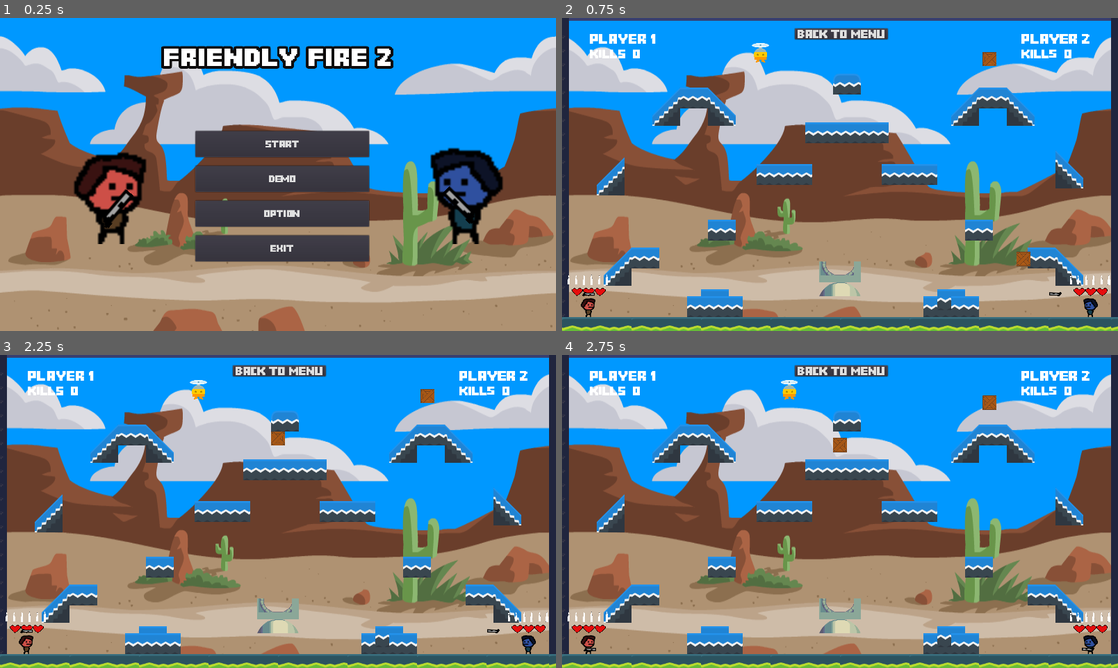
Above: before the commit, frames 1-4 (two rows, left to right).
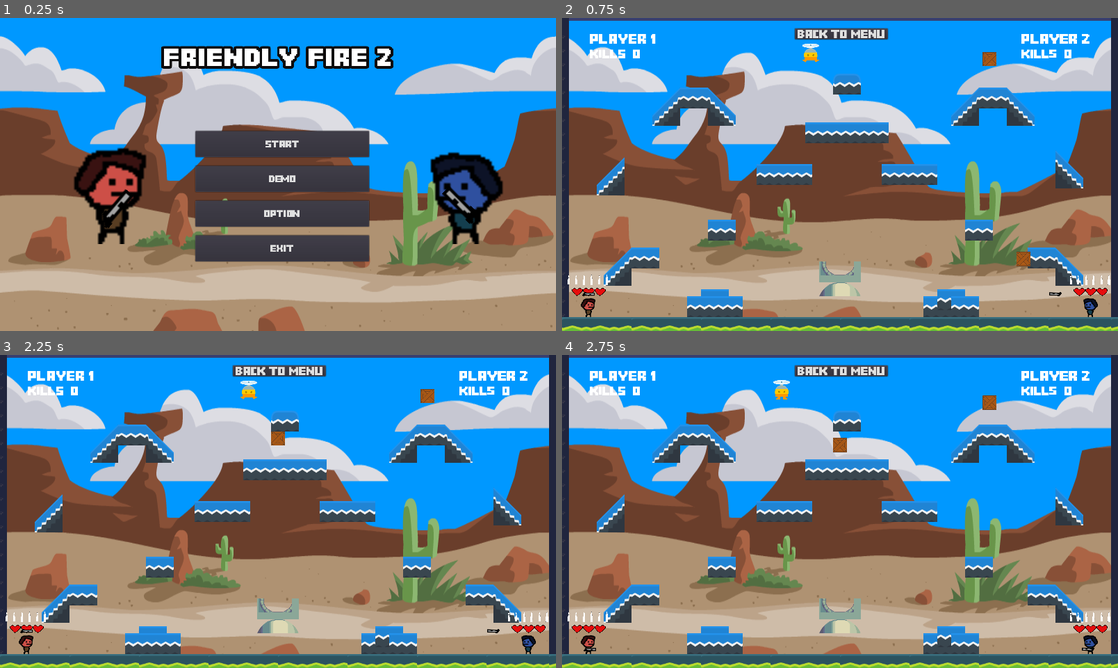
Above: after the commit, the same moments.

Repository: Toefge/InteraktiveSysteme
Game: Godot game, scene res://Menu/Menu.tscn
Two runs of this game, one before a commit and one after it. Both use one fixed random seed, a clock stepped at 60 frames per second and the inputs below.
Inputs:
- Up to frame 1 (0.25 s): no input
- Up to frame 2 (0.75 s): click "Start" at 0.5 s
- Up to frame 3 (2.25 s): click "Back To Menu" at 1.25 s; click "Start" at 2 s
- Up to frame 4 (2.75 s): no input

The runs differ from the first frame. In frame 1, 2.4% of the frame differs, in the area x 13-91%, y 41-66%; in frame 2, 0.3%; in frame 3, 0.3%; in frame 4, 0.2%.

Commit message:
SpikeBall Damage und Random MobSpawn

Diff:
--- a/Grenade/Grenade.tscn
+++ b/Grenade/Grenade.tscn
@@ -7,9 +7,9 @@
 [ext_resource path="res://Sound/GrenadeExplosion.wav" type="AudioStream" id=5]
 [ext_resource path="res://Sound/LaunchGrenade.wav" type="AudioStream" id=6]
 
+[sub_resource type="CircleShape2D" id=1]
+
 [sub_resource type="CircleShape2D" id=2]
-
-[sub_resource type="CircleShape2D" id=4]
 radius = 89.518
 
 [node name="Grenade" type="KinematicBody2D"]
--- a/Menu/Menu.tscn
+++ b/Menu/Menu.tscn
@@ -206,6 +206,7 @@
 scale = Vector2( 5, 5 )
 frames = SubResource( 15 )
 animation = "idle"
+frame = 1
 playing = true
 
 [node name="Player2" type="AnimatedSprite" parent="."]
@@ -215,7 +216,6 @@
 scale = Vector2( 5, 5 )
 frames = SubResource( 15 )
 animation = "idle"
-frame = 1
 playing = true
 flip_h = true
 
--- a/Mobs/SpikeBall.gd
+++ b/Mobs/SpikeBall.gd
@@ -17,4 +17,6 @@
 
 func _on_SpikeBall_body_entered(body):
 	init = false
-	contacts_reported = 0
+	if(body.name == "player1" || body.name == "player2"):
+		body.damage(10)
+	#contacts_reported = 0
--- a/Mobs/TopMob.gd
+++ b/Mobs/TopMob.gd
@@ -7,6 +7,7 @@
 # Called when the node enters the scene tree for the first time.
 func _ready():
 	$AnimationPlayer.play("Fliegen")
+	$AnimationPlayer.seek(randomStart())
 
 func _on_SpawnSpikeBallTimer_timeout():
 	$SpawnSpikeBallTimer.wait_time = randomTime()
@@ -20,7 +21,9 @@
 		direction = -1
 	else:
 		direction = 1
-	print(direction)
 
 func randomTime():
 	return (randi() % 5 + 4)
+
+func randomStart():
+	return randi() % 6
--- a/Mobs/TopMob.tscn
+++ b/Mobs/TopMob.tscn
@@ -58,6 +58,8 @@
 scale = Vector2( 0.32, 0.32 )
 frames = SubResource( 1 )
 animation = "Fliegen"
+frame = 2
+playing = true
 
 [node name="AnimationPlayer" type="AnimationPlayer" parent="."]
 anims/Fliegen = SubResource( 2 )
--- a/playerMechanics/playerScript.gd
+++ b/playerMechanics/playerScript.gd
@@ -132,7 +132,7 @@
 func kill():
 	dead = true
 	$AnimatedSprite.hide()
-	$Gun.hide()
+	#$Gun.hide()
 	if ($AnimatedSprite.flip_h):
 		$DeadPlayer.flip_h = true
 		$DeadPlayer.show()
@@ -142,6 +142,7 @@
 		$DeadPlayer.play("death")
 
 	yield(get_tree().create_timer(1), "timeout")
+	$DeadPlayer.hide()
 	respawn()
 
 func respawn():
@@ -151,10 +152,10 @@
 		self.position = get_node("/root/game/SpawnPosition1").position
 	else:
 		self.position = get_node("/root/game/SpawnPosition2").position
-	$DeadPlayer.hide()
+
 	$HealthBar._on_health_updated()
 	$AnimatedSprite.show()
-	$Gun.show()
+	#$Gun.show()
 
 func _set_health(value):
 	var prev_health = health
Not shown: 2 places in Grenade/Grenade.tscn that only renumber resources
Not shown: 2 places in Mobs/SpikeBall.tscn that only renumber resources
